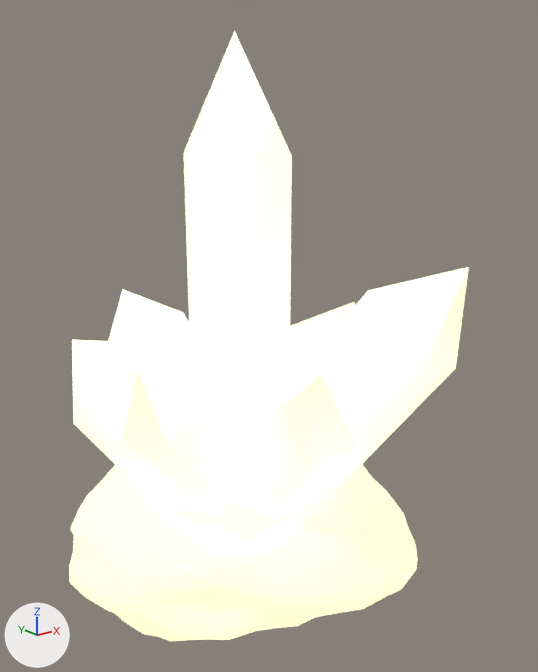
The glTF model art/artifacts/models/flash.glb: old version first, new version second.
One viewpoint serves both versions: a camera (50 mm lens) standing at (-0.0665, -0.0908, 0.0353) and looking at (0.0038, -0.003, 0.0001). Lighting does not change. The marker at lower left points along +X, +Y and +Z. The picture after the commit comes second. Vertices at exactly the same position are counted once.

Script lines for the objects in view, before the commit:
```python
mat_flash_mat = bpy.data.materials.new('flash_mat')
mat_flash_mat.use_nodes = True; mat_flash_mat.node_tree.nodes.clear()
_N = mat_flash_mat.node_tree.nodes; _L = mat_flash_mat.node_tree.links
n0 = _N.new('ShaderNodeBsdfPrincipled'); n0.name = 'Principled BSDF'
n0.inputs[2].default_value = 0.05  # 'Roughness'
n0.inputs[27].default_value = (0.85, 0.9, 0.5, 1.0)  # 'Emission Color', yellow #edf3bc
n0.inputs[28].default_value = 1.0  # 'Emission Strength'
n1 = _N.new('ShaderNodeOutputMaterial'); n1.name = 'Material Output'
n2 = _N.new('ShaderNodeMath'); n2.name = 'Math'
n2.operation = 'MULTIPLY'
n2.inputs[1].default_value = 0.8  # 'Value'
n3 = _N.new('ShaderNodeVertexColor'); n3.name = 'Color Attribute'
_L.new(n0.outputs[0], n1.inputs[0])  # 'BSDF' to 'Surface'
_L.new(n2.outputs[0], n0.inputs[4])  # 'Value' to 'Alpha'
_L.new(n3.outputs[0], n0.inputs[0])  # 'Color' to 'Base Color'
_L.new(n3.outputs[1], n2.inputs[0])  # 'Alpha' to 'Value'
me_flash = bpy.data.meshes.new('flash')
me_flash.from_pydata(...)  # 754 vertices, 1472 faces; spans x -0.0287..0.0287, y -0.0295..0.0295, z -0.045..0.045
me_flash.materials.append(mat_flash_mat)
ob_flash = bpy.data.objects.new('flash', me_flash)
ob_flash.location = (0.0, 0.0, 0.0)
```
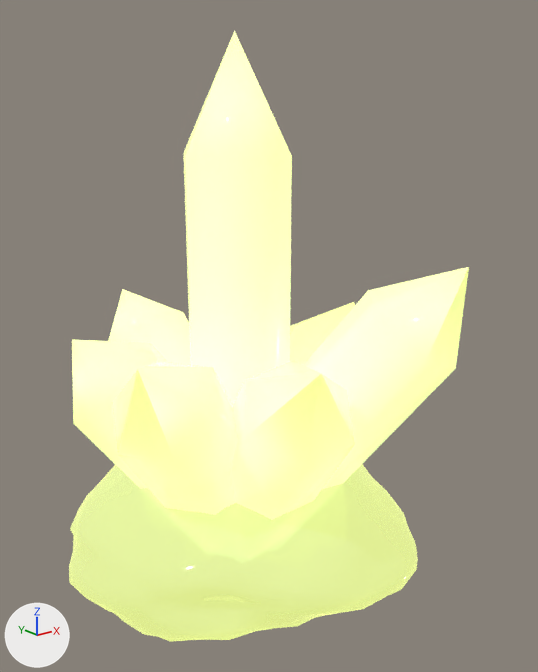
Boxes (x1, y1, x2, y2) around the edits, measured in the pictures (538 x 672 px):
'flash', recoloured: (69, 30, 469, 642) in both

What changed in the scene script:
```text
Change mat_flash_mat:
    where n0 = _N.new('ShaderNodeBsdfPrincipled'); n0.name = 'Principled BSDF'
    n0.inputs[27].default_value: (0.85, 0.9, 0.5, 1.0) -> (0.692, 0.787, 0.214, 1.0)  # 'Emission Color', yellow #edf3bc -> 'Emission Color', yellow #d9e57f
Change me_flash:
    where me_flash.from_pydata(...)  # 754 vertices, 1472 faces; spans x -0.0287..0.0287, y -0.0295..0.0295, z -0.045..0.045
    used by ob_flash; location = (0.0, 0.0, 0.0)
    me_flash part 1: 1472 faces centred in x -0.0285..0.0286, y -0.0295..0.0295, z -0.0448..0.0337 are repainted in the vertex colours; the middle colour goes from grey #a0a6ad to greyish blue #59616b
```
